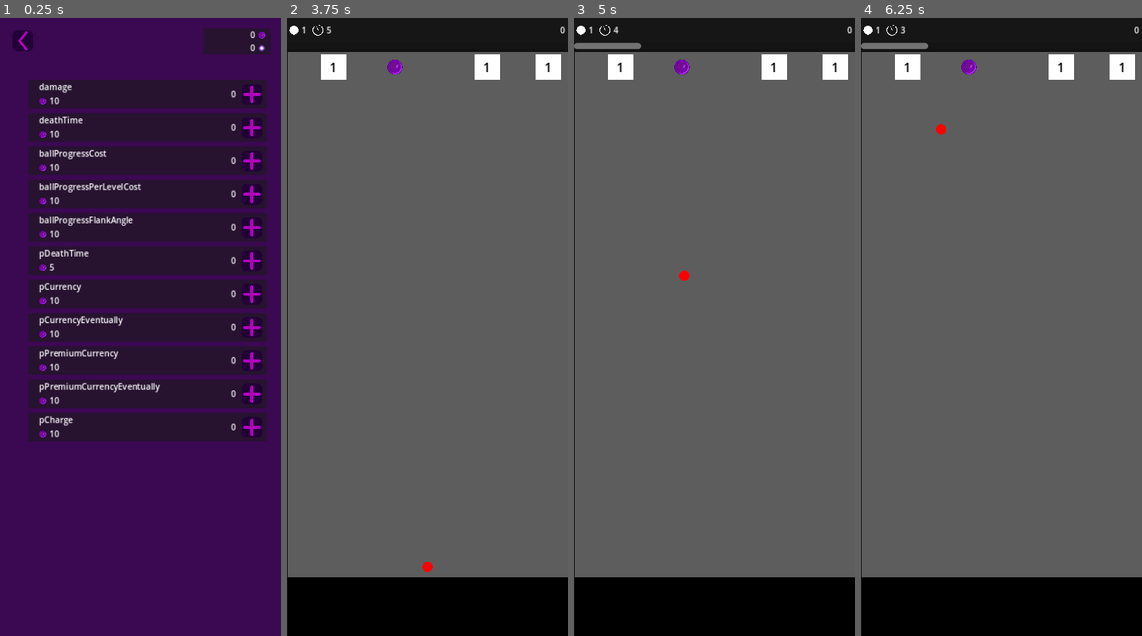
Above: before the commit, frames 1-4 (left to right).
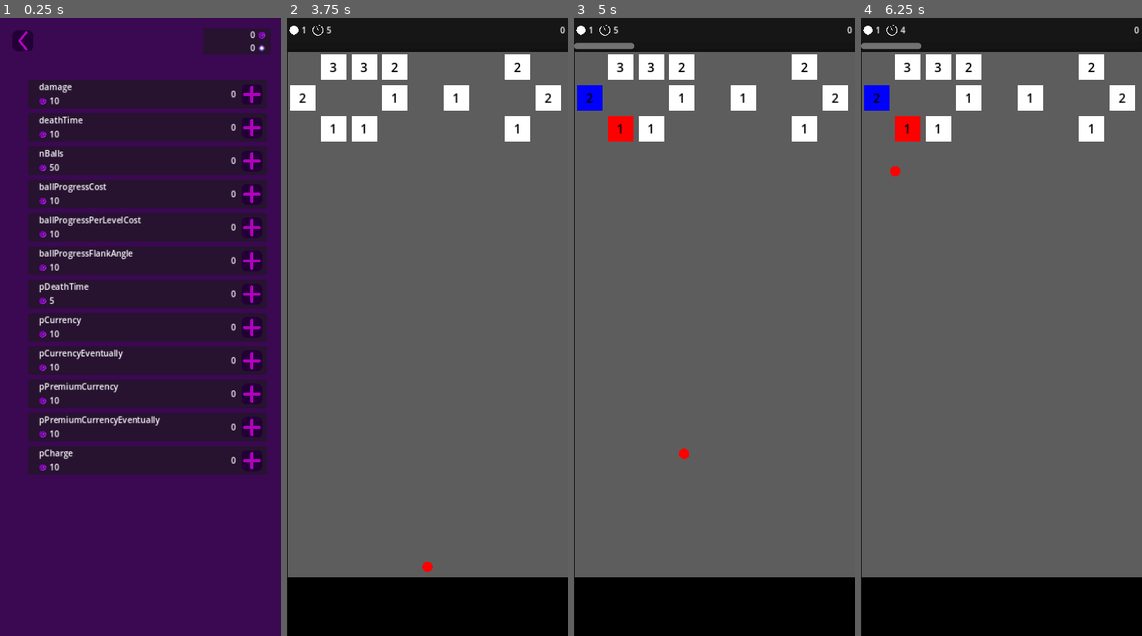
Above: after the commit, the same moments.

Repository: KKleinbeck/Ball-Defender
Game: Godot game, scene res://scenes/store.tscn
Same seed, same stepped clock (60 frames per second), same inputs: the game is played once before the commit and once after it. This scene is started directly instead of the project's main scene.
Inputs (mouse positions are in pixels of both pictures, inside the frame that each line leads up to):
- Up to frame 1 (0.25 s): no input
- Up to frame 2 (3.75 s): click (539, 92) at 0.52 s; click (539, 92) at 1.27 s; click (539, 92) at 2.02 s; click (309, 42) at 2.75 s; move the mouse to (385, 160) at 3.52 s; click (385, 160) at 3.67 s
- Up to frame 3 (5 s): move the mouse to (658, 357) at 4.27 s; click (658, 357) at 4.42 s
- Up to frame 4 (6.25 s): move the mouse to (1029, 191) at 5.02 s; click (1029, 191) at 5.17 s; move the mouse to (987, 450) at 5.77 s; click (987, 450) at 5.92 s

The runs differ from the first frame. In frame 1, 5.6% of the frame differs, in the area x 10-96%, y 21-74%; in frame 2, 4.5%; in frame 3, 4.6%; in frame 4, 4.6%.

Commit message:
Implemented some upgrades

Diff:
--- a/player_state.gd
+++ b/player_state.gd
@@ -12,6 +12,7 @@
 		"damage": 0,
 		"deathTime": 0,
 
+		"nBalls": 0,
 		"ballProgressCost": 0,
 		"ballProgressPerLevelCost": 0,
 		"ballProgressFlankAngle": 0,
@@ -29,55 +30,95 @@
 var levelingDetails = {
 	"damage": {
 		"max": INF,
+		"start": 1.,
+		"levelBonus": 0.1,
 		"cost": [2, 5, 10]
 	},
 	"deathTime": {
-		"max": INF,
+		"max": 25,
+		"start": 5,
+		"levelBonus": 1,
 		"cost": [5, 5, 10]
 	},
 
+	"nBalls": {
+		"max": 9,
+		"start": 1,
+		"levelBonus": 1,
+		"cost": [10, 50, 50]
+	},
 	"ballProgressCost": {
 		"max": 50,
+		"start": 360,
+		"levelBonus": -3.5,
 		"cost": [5, 5, 10]
 	},
 	"ballProgressPerLevelCost": {
-		"max": 50,
+		"max": 20,
+		"start": 20.,
+		"levelBonus": -0.5,
 		"cost": [2, 5, 10]
 	},
 	"ballProgressFlankAngle": {
-		"max": 20,
+		"max": 30,
+		"start": 0.,
+		"levelBonus": 1.,
 		"cost": [2, 5, 10]
 	},
 
 	"pDeathTime": {
 		"max": 20,
+		"start": 0.1,
+		"levelBonus": 0.005,
 		"cost": [2, 5, 5]
 	},
 	"pCurrency": {
-		"max": 30,
+		"max": 40,
+		"start": 0.1,
+		"levelBonus": 0.0025,
 		"cost": [2, 5, 10]
 	},
 	"pCurrencyEventually": {
-		"max": 30,
+		"max": 40,
+		"start": 0.25,
+		"levelBonus": 0.004,
 		"cost": [2, 5, 10]
 	},
 	"pPremiumCurrency": {
-		"max": 30,
+		"max": 20,
+		"start": 0.02,
+		"levelBonus": 0.001,
 		"cost": [5, 5, 10]
 	},
 	"pPremiumCurrencyEventually": {
-		"max": 30,
+		"max": 20,
+		"start": 0.04,
+		"levelBonus": 0.001,
 		"cost": [5, 5, 10]
 	},
 	"pCharge": {
 		"max": INF,
+		"start": 1.,
+		"levelBonus": 0.1,
 		"cost": [2, 5, 10]
 	},
 }
 
+var upgrades: Dictionary = {}
+
 
 func _ready() -> void:
 	loadState()
+	determineUpgrades()
+
+
+func determineUpgrades() -> void:
+	for upgrade in levelingDetails:
+		var level = state["upgrades"][upgrade]
+		var start = levelingDetails[upgrade]["start"]
+		var levelBonus = levelingDetails[upgrade]["levelBonus"]
+
+		upgrades[upgrade] = start + level * levelBonus
 
 
 func saveState() -> void:
--- a/scenes/PlayingField/box.gd
+++ b/scenes/PlayingField/box.gd
@@ -32,6 +32,10 @@
 	$Label.position += yDown
 
 
-func changeHealth(delta) -> void:
-	health += delta
+func applyDamage() -> void:
+	var damage = Player.upgrades["damage"]
+	var fullDamage = int(damage)
+	if randf() < damage - fullDamage:
+		fullDamage += 1
+	health -= fullDamage
 	$Label.text = str(health)
--- a/scenes/PlayingField/box_field.gd
+++ b/scenes/PlayingField/entity_field.gd
@@ -17,9 +17,6 @@
 var margin: int = 5
 var boxesPerRow: int = 9
 var nRows: int = 0
-var pTimeUp: float = 0.1
-var pCurrency: float = 0.95
-var pPremiumCurrency: float = 0.1
 
 
 func _process(_delta: float) -> void:
@@ -65,11 +62,11 @@
 			boxLocation.append(GlobalDefinitions.EntityType.Standard)
 		else:
 			boxLocation.append(GlobalDefinitions.EntityType.Empty)
-	if randf() < pTimeUp:
+	if randf() < Player.upgrades["pDeathTime"]:
 		boxLocation[-2] = GlobalDefinitions.EntityType.TimeUp
-	if randf() < pCurrency:
+	if randf() < chanceCurrency("Currency"):
 		boxLocation[-1] = GlobalDefinitions.EntityType.Currency
-	elif randf() < pPremiumCurrency: # Do not spawn currency and and premium at the same time
+	elif randf() < chanceCurrency("PremiumCurrency"): # Do not spawn currency and and premium at the same time
 		boxLocation[-1] = GlobalDefinitions.EntityType.PremiumCurrency
 	boxLocation.shuffle()
 
@@ -81,6 +78,13 @@
 				newBoxAtColumnRow(n, 0)
 			_:
 				newBenefitAtColumnRow(n, 0, boxLocation[n])
+
+
+func chanceCurrency(type: String) -> float:
+	var p0 = Player.upgrades["p" + type]
+	var pinf = Player.upgrades["p" + type + "Eventually"]
+	print(pinf + (p0 - pinf) / (1. + (nRows - 1.) / 50.))
+	return pinf + (p0 - pinf) / (1. + (nRows - 1.) / 50.)
 
 
 func walk() -> void:
@@ -192,7 +196,7 @@
 	# TODO: After all stability improvements, we should still implement a check here, to see whether the ball entered a box at this step
 
 	# Box destruction
-	box.changeHealth(-1)
+	box.applyDamage()
 	if box.health <= 0:
 		box.queue_free()
 		boxDestruction.emit(collisionEvent["partner details"], box.initialHealth)
--- a/scenes/PlayingField/box_field.tscn
+++ b/scenes/PlayingField/entity_field.tscn
@@ -1,8 +1,8 @@
 [gd_scene load_steps=4 format=3 uid="uid://bnjc37jk5h6xx"]
 
-[ext_resource type="Script" path="res://scenes/PlayingField/box_field.gd" id="1_6p8rj"]
+[ext_resource type="Script" path="res://scenes/PlayingField/entity_field.gd" id="1_6p8rj"]
 [ext_resource type="PackedScene" uid="uid://df8xwyv5r0bj1" path="res://scenes/PlayingField/box.tscn" id="2_tg1nd"]
-[ext_resource type="PackedScene" path="res://scenes/upgrade.tscn" id="3_ko4xv"]
+[ext_resource type="PackedScene" uid="uid://bqy5nw3j6lcwy" path="res://scenes/upgrade.tscn" id="3_ko4xv"]
 
 [node name="Boxes" type="Control"]
 layout_mode = 3
--- a/scenes/endless_mode.gd
+++ b/scenes/endless_mode.gd
@@ -3,7 +3,6 @@
 
 #signal gameover(score)
 
-@export var ballProgressAngleRequired: int = 360
 #@export var ballDiameterRatio: float = 0.02
 #@export var ballSpeedRatio: float = 0.6
 
@@ -13,12 +12,12 @@
 
 var boxFieldReady: bool = false
 var ballSpeed
-var nBalls: int = 1
+var nBalls: int
 var nBallsSpawned: int = 0
 var nBallsDespawned: int = 0
 var score: int = 0
 
-var deathTime: int = 5
+var deathTime: int
 var deathTimeRemaining: int :
 	set(newDTR):
 		deathTimeRemaining = newDTR
@@ -29,6 +28,9 @@
 # ========= Godot Overrides ==============
 # ========================================
 func _ready() -> void:
+	nBalls = Player.upgrades["nBalls"]
+	deathTime = Player.upgrades["deathTime"]
+
 	%PlayingField.ballDespawned.connect(_on_ball_despawned)
 	%PlayingField.requestCalculateOnBoxCollision.connect(%BoxField.calculateOnBoxCollision)
 	%PlayingField.requestResolveOnBoxCollision.connect(%BoxField.resolveOnBoxCollision)
@@ -40,7 +42,8 @@
 	%BoxField.gameover.connect(_on_gameover)
 
 	$ScoreBar.setBallNumber(nBalls)
-	$ProgressBar.max_value = ballProgressAngleRequired
+	$ProgressBar.max_value = Player.upgrades["ballProgressCost"] + \
+		(nBalls - 1) * Player.upgrades["ballProgressPerLevelCost"]
 	roundReset()
 
 
@@ -96,11 +99,14 @@
 		startRunning()
 
 		var trajectory = location - %StartPosition.position
-		var spawnAngle = 90. - abs(trajectory.angle_to(Vector2.UP)) * 180 / PI
+		var flankAngleBonus = 1 - (Player.upgrades["ballProgressFlankAngle"] / 90.)
+		var spawnAngle = 90. - flankAngleBonus * abs(trajectory.angle_to(Vector2.UP)) * 180 / PI
 		if $ProgressBar.value + spawnAngle > $ProgressBar.max_value:
 			$ProgressBar.value = $ProgressBar.value + spawnAngle - $ProgressBar.max_value
 			nBalls += 1
 			$ScoreBar.setBallNumber(nBalls)
+			$ProgressBar.max_value = Player.upgrades["ballProgressCost"] + \
+				(nBalls - 1) * Player.upgrades["ballProgressPerLevelCost"]
 		else:
 			$ProgressBar.value += spawnAngle
 
@@ -115,7 +121,8 @@
 
 func _box_field_ready() -> void:
 	boxFieldReady = true
-	%BoxField.walk()
+	for i in 3:
+		%BoxField.walk()
 
 
 func _on_box_destruction(details: String, scorePoints: int) -> void:
--- a/scenes/endless_mode.tscn
+++ b/scenes/endless_mode.tscn
@@ -3,7 +3,7 @@
 [ext_resource type="Script" path="res://scenes/endless_mode.gd" id="1_5codb"]
 [ext_resource type="PackedScene" uid="uid://27sxmgkg6fdi" path="res://scenes/PlayingField/score_bar.tscn" id="2_dgjtq"]
 [ext_resource type="PackedScene" uid="uid://cweg7yil1pury" path="res://scenes/playing_field.tscn" id="3_wjj17"]
-[ext_resource type="PackedScene" uid="uid://bnjc37jk5h6xx" path="res://scenes/PlayingField/box_field.tscn" id="4_mwu1d"]
+[ext_resource type="PackedScene" uid="uid://bnjc37jk5h6xx" path="res://scenes/PlayingField/entity_field.tscn" id="4_mwu1d"]
 
 [node name="EndlessMode" type="Node"]
 script = ExtResource("1_5codb")
--- a/scenes/playing_field.gd
+++ b/scenes/playing_field.gd
@@ -6,6 +6,7 @@
 signal requestResolveOnBoxCollision(collisionEvent: Dictionary)
 signal canvasClicked(location: Vector2)
 
+var pressReadied: bool = false
 var ballObj: PackedScene = load("res://scenes/PlayingField/ball.tscn")
 var ballDict: Dictionary = {}
 var ballSpeed = 450
@@ -65,7 +66,11 @@
 
 
 func _input(event: InputEvent) -> void:
-	if event is InputEventMouseButton and event.pressed == false: # pressed == false =>  mouse up
+	if event is InputEventMouseButton and event.pressed:
+		pressReadied = true
+
+	if event is InputEventMouseButton and event.pressed == false and pressReadied: # pressed == false =>  mouse up
+		pressReadied = false
 		var clickLocation = get_local_mouse_position()
 
 		if ballDict.size() == 1 and GlobalDefinitions.State.HALTING == GlobalDefinitions.state:
--- a/scenes/store.gd
+++ b/scenes/store.gd
@@ -55,5 +55,6 @@
 	if upgradeCost <= Player.state["currency"]["standard"]:
 		Player.state["currency"]["standard"] -= upgradeCost
 		Player.state["upgrades"][identifier] += 1
-	redraw(identifier)
-	Player.saveState()
+		Player.determineUpgrades()
+		redraw(identifier)
+		Player.saveState()
Not shown, changed: assets/assets.afdesign~lock~
